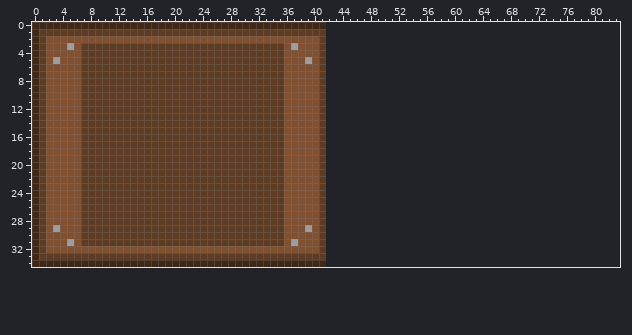
Sprite sheet: content/images/ui/portraitbar.png. The first picture shows the starting point.
The file is 42x35 pixels. The old version is drawn lined up with the new one, on the new canvas.
After the commit:
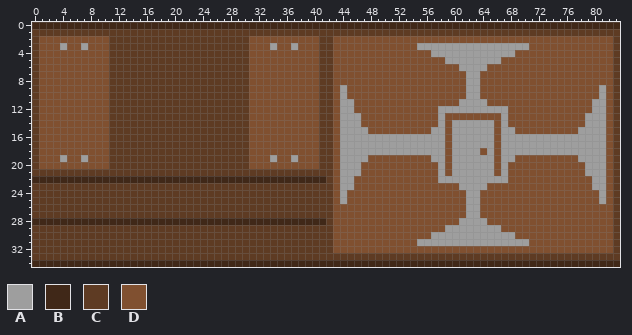
Palette (. is transparent): A #9e9e9e  B #402818  C #5e3b23  D #805030
Difference:
canvas 42x35 -> 84x35
y 0: x 42..83 .......................................... -> BBBBBBBBBBBBBBBBBBBBBBBBBBBBBBBBBBBBBBBBBB
y 1: x 0 B -> C; x 42..83 .......................................... -> CCCCCCCCCCCCCCCCCCCCCCCCCCCCCCCCCCCCCCCCCC
y 2: x 0..1 BC -> CD; x 11..30 DDDDDDDDDDDDDDDDDDDD -> CCCCCCCCCCCCCCCCCCCC; x 42..83 .......................................... -> CDDDDDDDDDDDDDDDDDDDDDDDDDDDDDDDDDDDDDDDDC
y 3: x 0..1 BC -> CD; x 4..5 DA -> AD; x 7..10 CCCC -> ADDD; x 31..35 CCCCC -> DDDAD; x 42..83 .......................................... -> CDDDDDDDDDDDDAAAAAAAAAAAAAAAADDDDDDDDDDDDC
y 4: x 0..1 BC -> CD; x 7..10 CCCC -> DDDD; x 31..35 CCCCC -> DDDDD; x 42..83 .......................................... -> CDDDDDDDDDDDDDDAAAAAAAAAAAADDDDDDDDDDDDDDC
y 5: x 0..1 BC -> CD; x 3 A -> D; x 7..10 CCCC -> DDDD; x 31..35 CCCCC -> DDDDD; x 39 A -> D; x 42..83 .......................................... -> CDDDDDDDDDDDDDDDDAAAAAAAADDDDDDDDDDDDDDDDC
y 6: x 0..1 BC -> CD; x 7..10 CCCC -> DDDD; x 31..35 CCCCC -> DDDDD; x 42..83 .......................................... -> CDDDDDDDDDDDDDDDDDDAAAADDDDDDDDDDDDDDDDDDC
y 7..8: x 0..1 BC -> CD; x 7..10 CCCC -> DDDD; x 31..35 CCCCC -> DDDDD; x 42..83 .......................................... -> CDDDDDDDDDDDDDDDDDDDAADDDDDDDDDDDDDDDDDDDC
y 9..10: x 0..1 BC -> CD; x 7..10 CCCC -> DDDD; x 31..35 CCCCC -> DDDDD; x 42..83 .......................................... -> CDADDDDDDDDDDDDDDDDDAADDDDDDDDDDDDDDDDDADC
y 11: x 0..1 BC -> CD; x 7..10 CCCC -> DDDD; x 31..35 CCCCC -> DDDDD; x 42..83 .......................................... -> CDAADDDDDDDDDDDDDDDAAAADDDDDDDDDDDDDDDAADC
y 12: x 0..1 BC -> CD; x 7..10 CCCC -> DDDD; x 31..35 CCCCC -> DDDDD; x 42..83 .......................................... -> CDAADDDDDDDDDDDDAAAAAAAAAADDDDDDDDDDDDAADC
y 13: x 0..1 BC -> CD; x 7..10 CCCC -> DDDD; x 31..35 CCCCC -> DDDDD; x 42..83 .......................................... -> CDAAADDDDDDDDDDDADDDDDDDDADDDDDDDDDDDAAADC
y 14: x 0..1 BC -> CD; x 7..10 CCCC -> DDDD; x 31..35 CCCCC -> DDDDD; x 42..83 .......................................... -> CDAAADDDDDDDDDDDADAAAAAADADDDDDDDDDDDAAADC
y 15: x 0..1 BC -> CD; x 7..10 CCCC -> DDDD; x 31..35 CCCCC -> DDDDD; x 42..83 .......................................... -> CDAAAADDDDDDDDDAADAAAAAADAADDDDDDDDDAAAADC
y 16..17: x 0..1 BC -> CD; x 7..10 CCCC -> DDDD; x 31..35 CCCCC -> DDDDD; x 42..83 .......................................... -> CDAAAAAAAAAAAAAAADAAAAAADAAAAAAAAAAAAAAADC
y 18: x 0..1 BC -> CD; x 7..10 CCCC -> DDDD; x 31..35 CCCCC -> DDDDD; x 42..83 .......................................... -> CDAAAAAAAAAAAAAAADAAAADADAAAAAAAAAAAAAAADC
y 19: x 0..1 BC -> CD; x 4 D -> A; x 7..10 CCCC -> ADDD; x 31..35 CCCCC -> DDDAD; x 37 D -> A; x 42..83 .......................................... -> CDAAAADDDDDDDDDAADAAAAAADAADDDDDDDDDAAAADC
y 20: x 0..1 BC -> CD; x 7..10 CCCC -> DDDD; x 31..35 CCCCC -> DDDDD; x 42..83 .......................................... -> CDAAADDDDDDDDDDDADAAAAAADADDDDDDDDDDDAAADC
y 21: x 0 B -> C; x 2..6 DDDDD -> CCCCC; x 36..40 DDDDD -> CCCCC; x 42..83 .......................................... -> CDAAADDDDDDDDDDDADAAAAAADADDDDDDDDDDDAAADC
y 22: x 1..83 CDDDDDCCCCCCCCCCCCCCCCCCCCCCCCCCCCCDDDDDC.......................................... -> BBBBBBBBBBBBBBBBBBBBBBBBBBBBBBBBBBBBBBBBBCDAADDDDDDDDDDDDAAAAAAAAAADDDDDDDDDDDDAADC
y 23: x 0 B -> C; x 2..6 DDDDD -> CCCCC; x 36..40 DDDDD -> CCCCC; x 42..83 .......................................... -> CDAADDDDDDDDDDDDDDDAAAADDDDDDDDDDDDDDDAADC
y 24..25: x 0 B -> C; x 2..6 DDDDD -> CCCCC; x 36..40 DDDDD -> CCCCC; x 42..83 .......................................... -> CDADDDDDDDDDDDDDDDDDAADDDDDDDDDDDDDDDDDADC
y 26..27: x 0 B -> C; x 2..6 DDDDD -> CCCCC; x 36..40 DDDDD -> CCCCC; x 42..83 .......................................... -> CDDDDDDDDDDDDDDDDDDDAADDDDDDDDDDDDDDDDDDDC
y 28: x 1..83 CDDDDDCCCCCCCCCCCCCCCCCCCCCCCCCCCCCDDDDDC.......................................... -> BBBBBBBBBBBBBBBBBBBBBBBBBBBBBBBBBBBBBBBBBCDDDDDDDDDDDDDDDDDDAAAADDDDDDDDDDDDDDDDDDC
y 29: x 0 B -> C; x 2..6 DADDD -> CCCCC; x 36..40 DDDAD -> CCCCC; x 42..83 .......................................... -> CDDDDDDDDDDDDDDDDAAAAAAAADDDDDDDDDDDDDDDDC
y 30: x 0 B -> C; x 2..6 DDDDD -> CCCCC; x 36..40 DDDDD -> CCCCC; x 42..83 .......................................... -> CDDDDDDDDDDDDDDAAAAAAAAAAAADDDDDDDDDDDDDDC
y 31: x 0 B -> C; x 2..6 DDDAD -> CCCCC; x 36..40 DADDD -> CCCCC; x 42..83 .......................................... -> CDDDDDDDDDDDDAAAAAAAAAAAAAAAADDDDDDDDDDDDC
y 32: x 0 B -> C; x 2..40 DDDDDDDDDDDDDDDDDDDDDDDDDDDDDDDDDDDDDDD -> CCCCCCCCCCCCCCCCCCCCCCCCCCCCCCCCCCCCCCC; x 42..83 .......................................... -> CDDDDDDDDDDDDDDDDDDDDDDDDDDDDDDDDDDDDDDDDC
y 33: x 0 B -> C; x 42..83 .......................................... -> CCCCCCCCCCCCCCCCCCCCCCCCCCCCCCCCCCCCCCCCCC
y 34: x 42..83 .......................................... -> BBBBBBBBBBBBBBBBBBBBBBBBBBBBBBBBBBBBBBBBBB
Changed places in both pictures, as pixel boxes (x1, y1, x2, y2):
changed: (32, 22, 620, 267)
